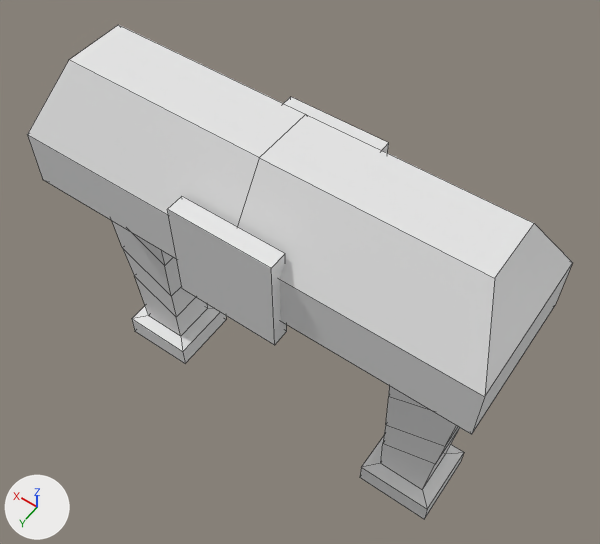
What one commit did to the FBX model Assets/Art/Models/TollBooth.fbx.
Before and after are seen from a 50 mm camera at (-0.356, 0.464, 1.025) aimed at (-0.008, -0.024, 0.258). Lighting does not change. The marker at lower left points along +X, +Y and +Z. Mesh edges are drawn as thin lines. Where no turn or scale is listed for an object, it has been applied to the vertices.

Before the edit, the objects in view are built like this:
```python
me_cylinder_123 = bpy.data.meshes.new('Cylinder.123')
me_cylinder_123.from_pydata(...)  # 100 vertices, 92 faces; spans x -0.28..0.273, y -0.1..0.101, z 0.001..0.489
me_cylinder_123.materials.append(mat_tilecolors_current)  # white #e7e7e7
ob_tollbooth = bpy.data.objects.new('TollBooth', me_cylinder_123)
ob_tollbooth.location = (0.0, 0.0, 0.0)
```
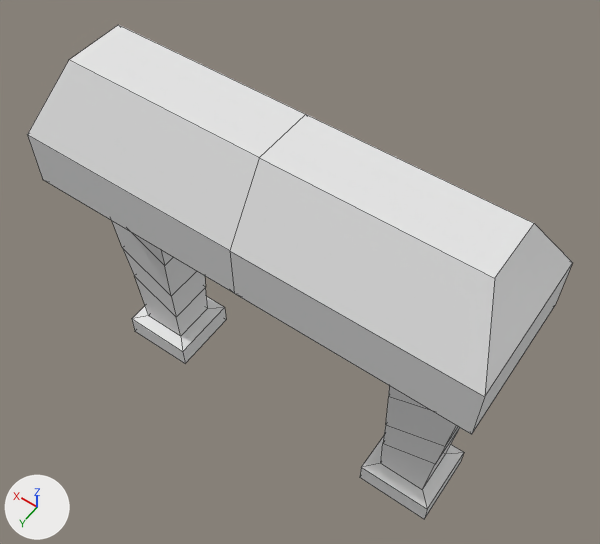
What differs and where, as boxes (x1, y1, x2, y2) in the pictures (600 x 544 px):
part 1 of me_cylinder_123, deleted: before (168, 196, 287, 345)
part 2 of me_cylinder_123, deleted: before (284, 97, 389, 153)

Diff of the bpy script that builds the scene:
```diff
--- a/Assets/Art/Models/TollBooth.fbx.py
+++ b/Assets/Art/Models/TollBooth.fbx.py
@@ me_cylinder_123 @@
 me_cylinder_123.from_pydata(...)  # 100 vertices, 92 faces; spans x -0.28..0.273, y -0.1..0.101, z 0.001..0.489
 # used by ob_tollbooth; location = (0.0, 0.0, 0.0)
+# me_cylinder_123 part 1: the loose piece of 8 vertices spanning x -0.065..0.059, y 0.08..0.101, z 0.308..0.435 is deleted
+# me_cylinder_123 part 2: the loose piece of 8 vertices spanning x -0.065..0.059, y -0.1..-0.079, z 0.308..0.435 is deleted
 me_cylinder_123.materials.append(mat_tilecolors_current)
```
